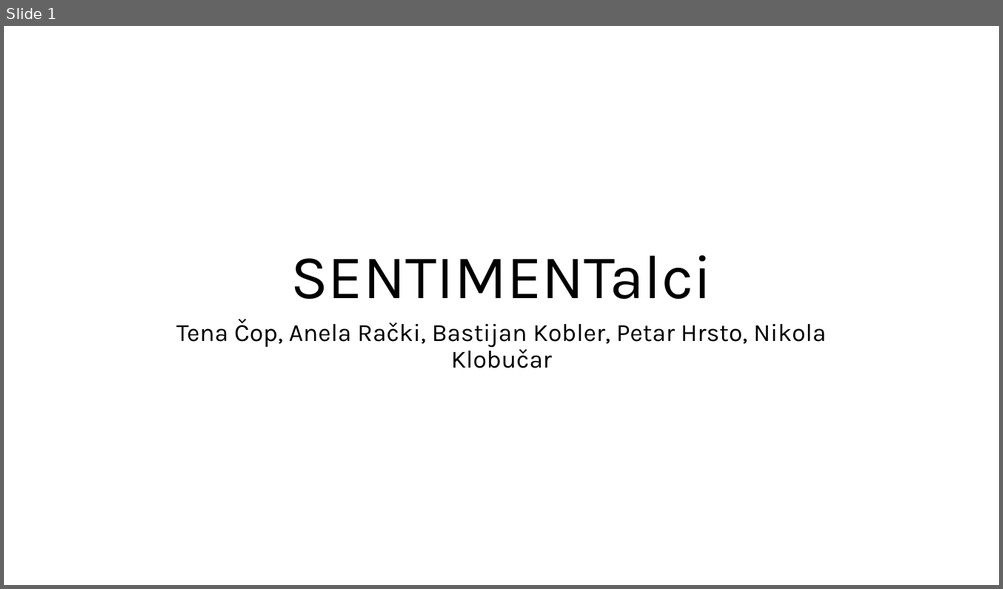
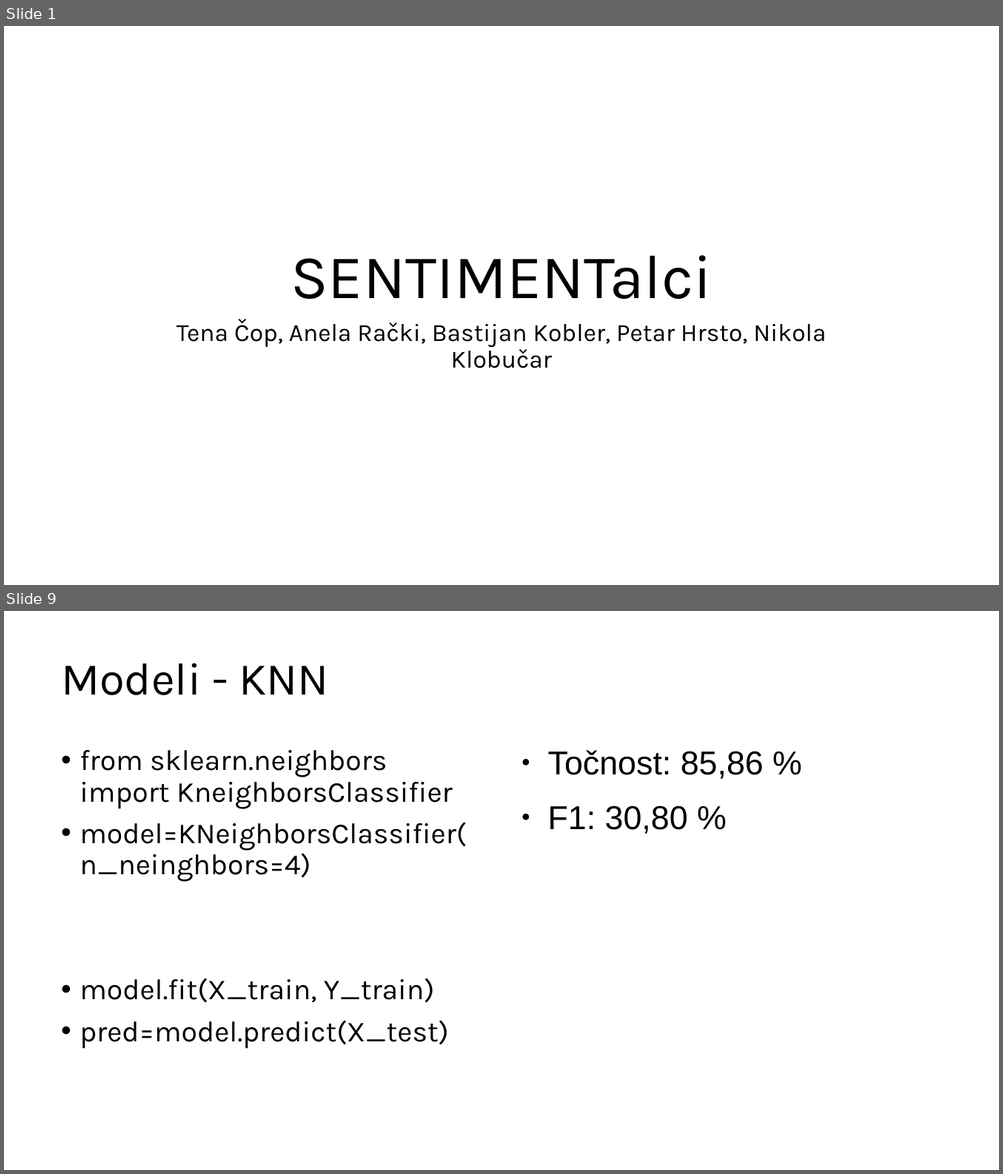
Before and after one commit to Sentimentalci/opjprojekt, a slide deck: SENTIMENTalci.pptx. Shown one above the other, each under a label of ours: slide 1 before the commit, slides 1 and 9 after it; the slides between them are not shown. The pictures are 1003x589 and 1003x1174 pixels, drawn with LibreOffice and Linux fonts; fonts in the diff are those of the drawing. Boxes give left, top, right and bottom in pixels: in the first picture for what was removed or moved away, otherwise in the second. Text is boxed around its words. In the diff, an @@ line names an element or a change of style, - is before the commit and + after.

Commit message:
dodani modeli u prezentaciju

```diff
--- a/SENTIMENTalci.pptx
+++ b/SENTIMENTalci.pptx
@@ slide 9 added at bbox=[4, 611, 999, 1170], background #FFFFFF @@
@@ title added at bbox=[61, 663, 329, 695], 44 pt, text #000000 @@
+Modeli - KNN
@@ text added at bbox=[79, 750, 466, 1049], 28 pt, text #000000 @@
+• from sklearn.neighbors import KneighborsClassifier
+• model=KNeighborsClassifier(n_neinghbors=4)
+• model.fit(X_train, Y_train)
+• pred=model.predict(X_test)
@@ text added at bbox=[548, 750, 763, 834], 32 pt, text #000000 @@
+● Točnost: 85,86 %
+● F1: 30,80 %
```
Also in this commit, not shown: 3 slides changed, 2 other slides added, 4 slides removed, 3 other files.
